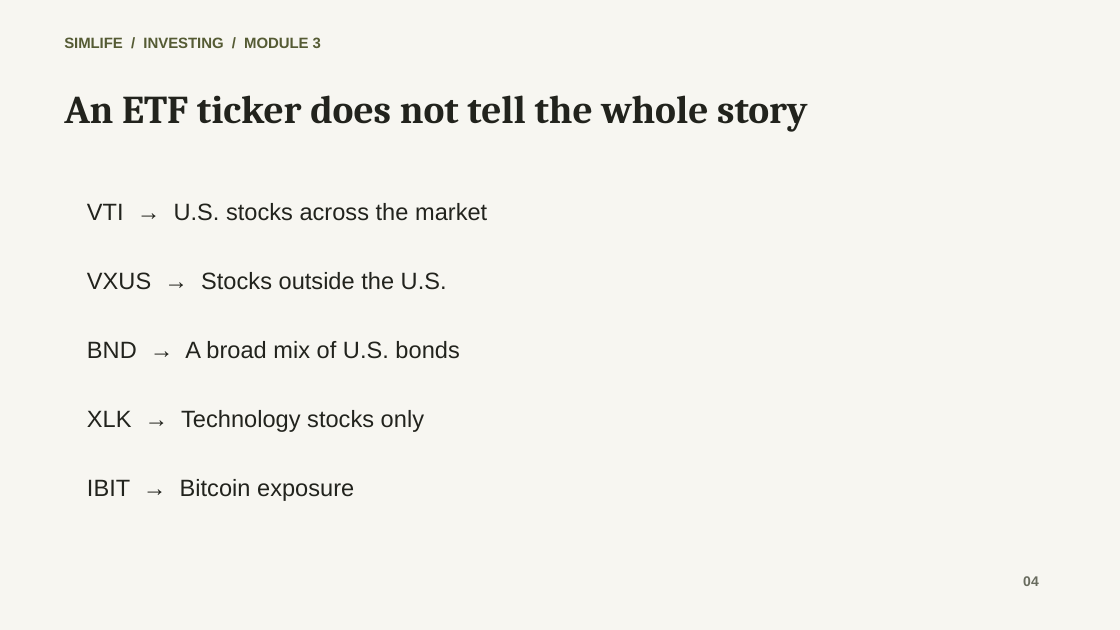
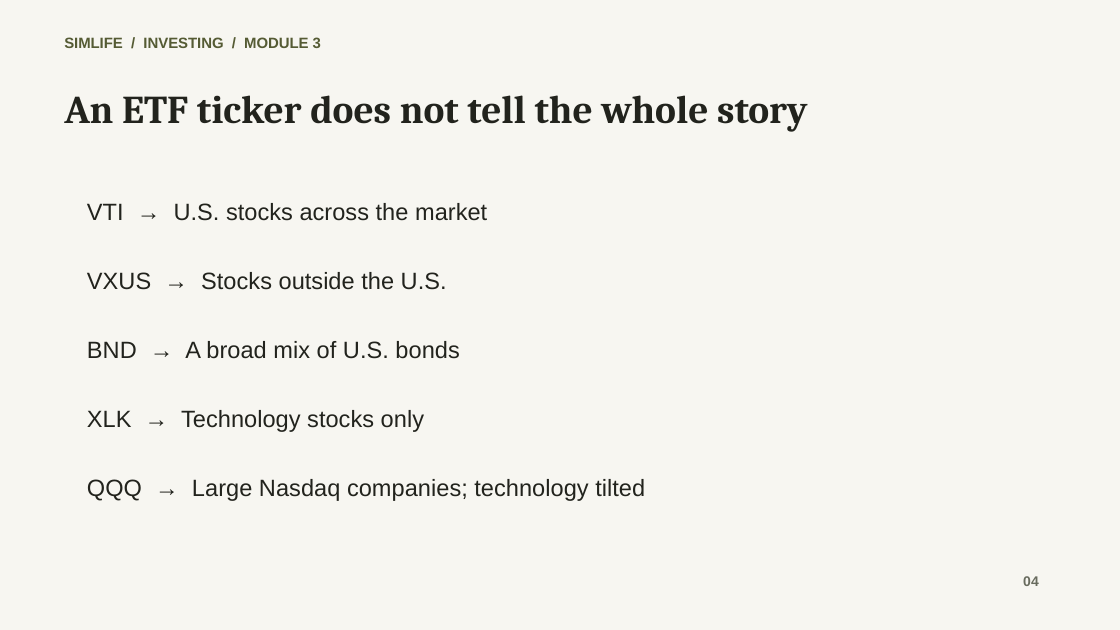
Before and after one commit to JML999/simlife-classroom, a slide deck: slide 4 of docs/module3-etfs/output/Module_3_ETFs_Lesson.pptx. Drawn at 1120x630 pixels with LibreOffice and Linux fonts; fonts in the diff are those of the drawing. Boxes give left, top, right and bottom in pixels: in the first picture for what was removed or moved away, otherwise in the second. Text is boxed around its words. In the diff, an @@ line names an element or a change of style, - is before the commit and + after.

```diff
--- a/docs/module3-etfs/output/Module_3_ETFs_Lesson.pptx
+++ b/docs/module3-etfs/output/Module_3_ETFs_Lesson.pptx
@@ text at [87,479,645,501]: text changed @@
-IBIT → Bitcoin exposure
+QQQ → Large Nasdaq companies; technology tilted
```
Also in this commit, not shown: 2 other files.
